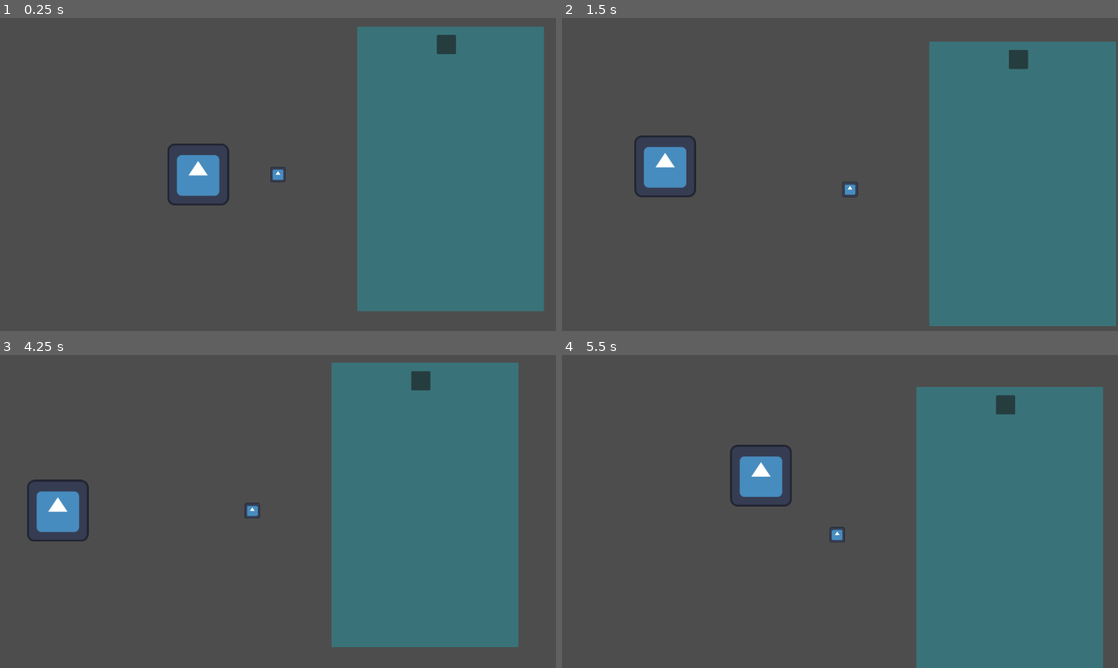
Above: before the commit, frames 1-4 (two rows, left to right).
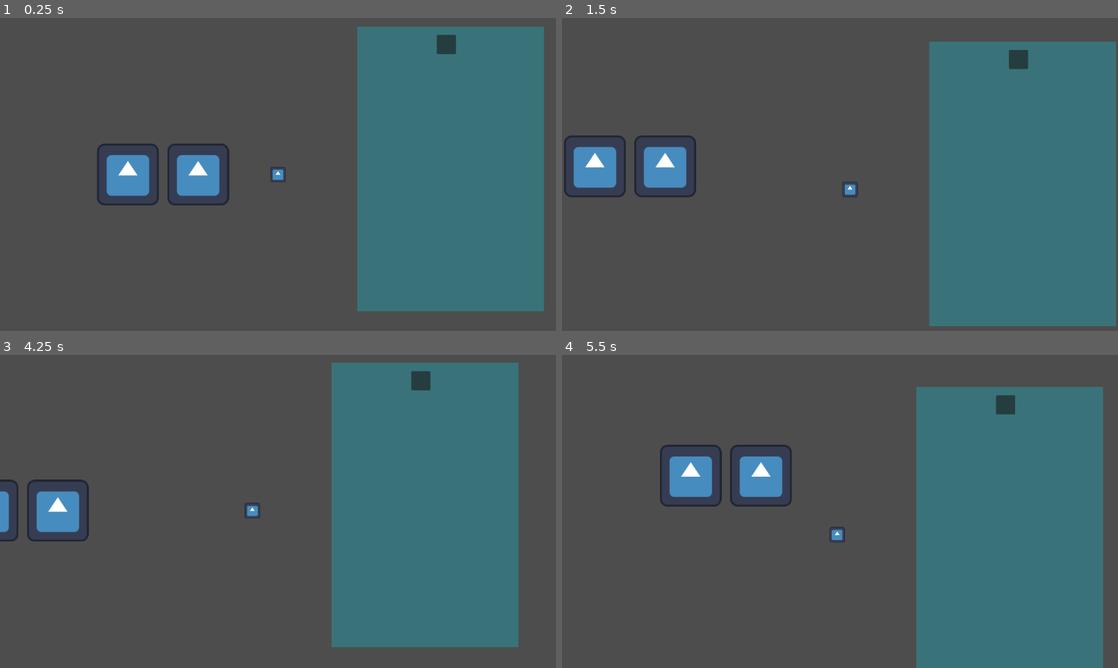
Above: after the commit, the same moments.

Repository: BiZaRrE96/MagitekA
Game: Godot game, scene res://Scenes/Main.tscn
Same seed, same stepped clock (60 frames per second), same inputs: the game is played once before the commit and once after it. The engine's default icon, where the game draws it, is replaced by a stand-in: a white triangle on a blue panel in a dark square.
Inputs:
- Up to frame 1 (0.25 s): no input
- Up to frame 2 (1.5 s): tap Enter at 0.5 s; hold D (move_right) 0.53-1.28 s; hold S (move_down) from 1.28 s (still down)
- Up to frame 3 (4.25 s): release S (move_down) at 2.03 s; hold D (move_right) 2.03-2.78 s; hold W (move_up) 2.78-3.53 s; hold A (move_left) from 3.53 s (still down)
- Up to frame 4 (5.5 s): release A (move_left) at 5.03 s; hold S (move_down) from 5.03 s (still down)

The runs differ from the first frame. In frame 1, 1.3% of the frame differs, in the area x 17-29%, y 40-60%; in frame 2, 1.3%; in frame 3, 0.3%; in frame 4, 1.3%, in the area x 17-29%, y 28-49%.

Commit message:
Added another box
yeah

Diff:
--- a/Scenes/Main.tscn
+++ b/Scenes/Main.tscn
@@ -45,3 +45,12 @@
 
 [node name="CollisionShape2D" type="CollisionShape2D" parent="Tes"]
 shape = SubResource("RectangleShape2D_f16hj")
+
+[node name="Tes2" type="StaticBody2D" parent="."]
+position = Vector2(-310.99, 0)
+
+[node name="Sprite2D" type="Sprite2D" parent="Tes2"]
+texture = ExtResource("2_eoqec")
+
+[node name="CollisionShape2D" type="CollisionShape2D" parent="Tes2"]
+shape = SubResource("RectangleShape2D_f16hj")
